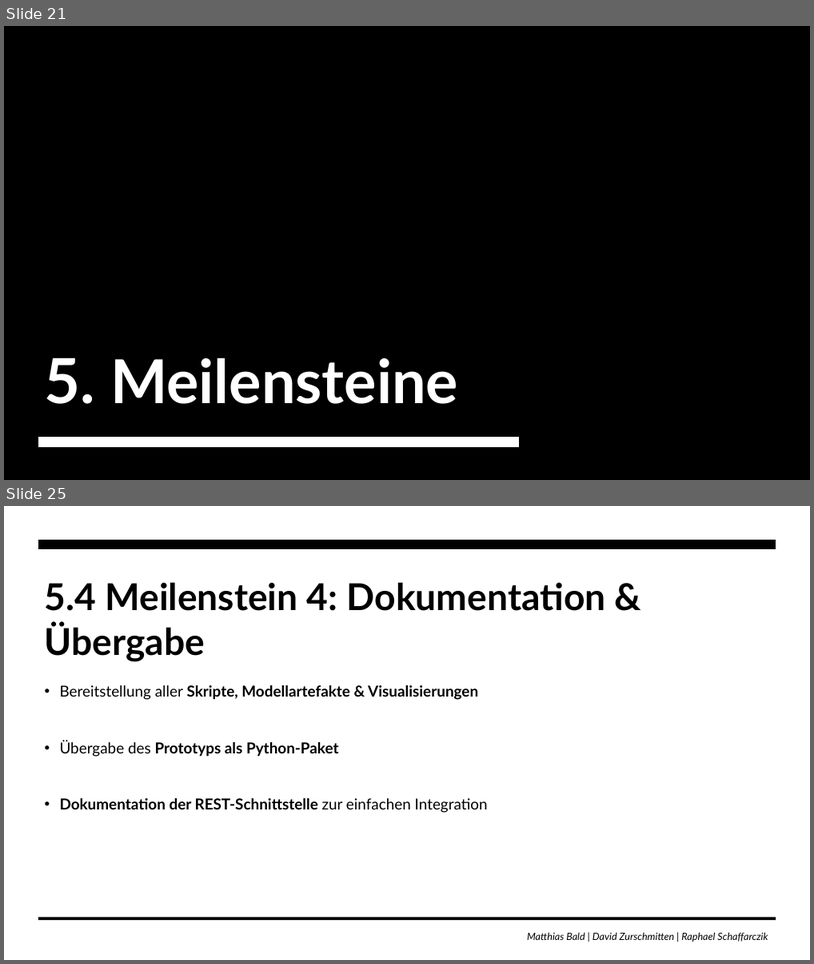
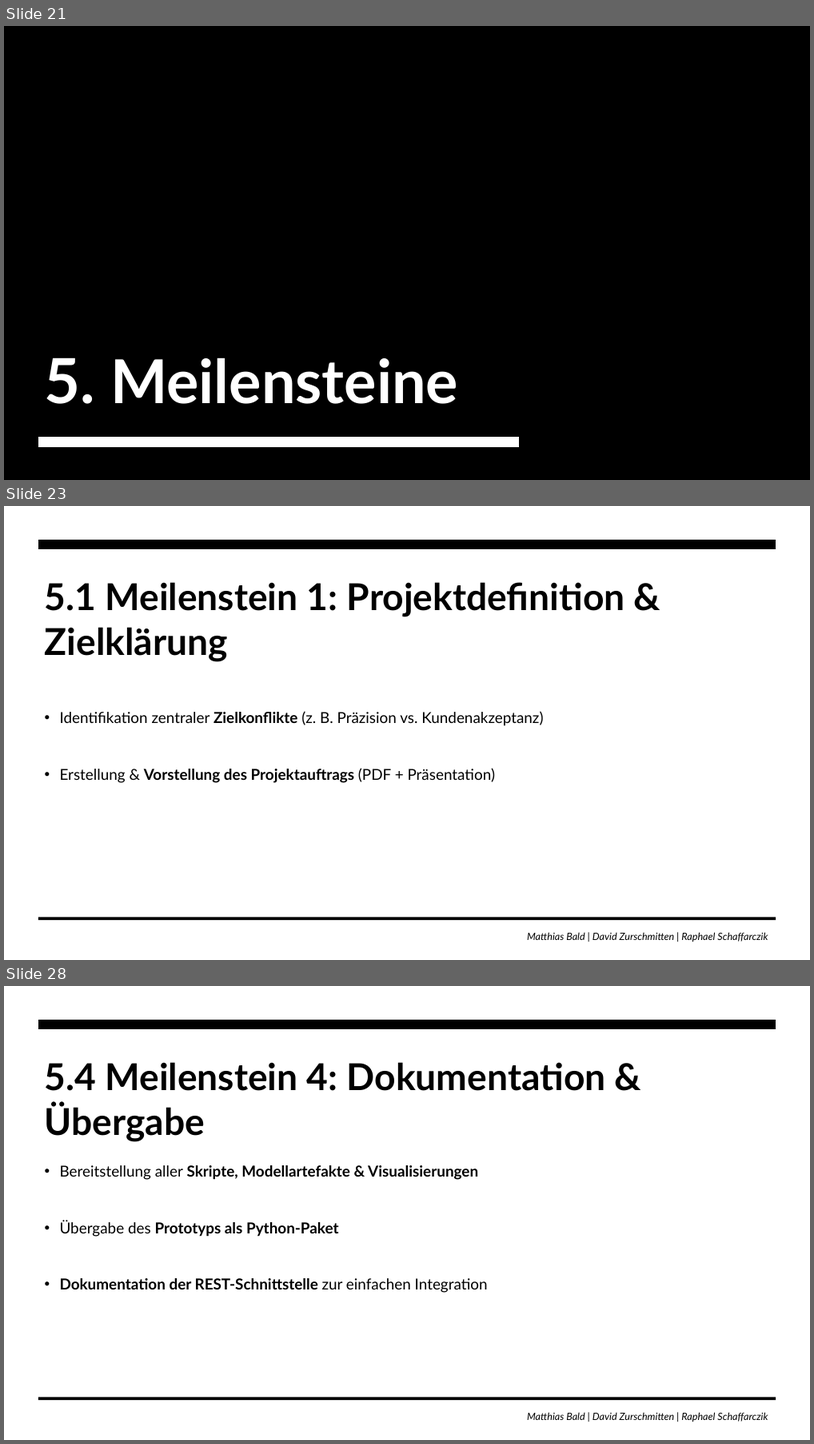
Before and after one commit to zurdavid/projektpraktikum-datascience, a slide deck: Präsentation_Bald.pptx. Shown one above the other, each under a label of ours: slides 21 and 25 before the commit, slides 21, 23 and 28 after it; the slides between them are not shown. The pictures are 814x964 and 814x1444 pixels, drawn with LibreOffice and Linux fonts; fonts in the diff are those of the drawing; background and template pictures are left out. Boxes give left, top, right and bottom in pixels: in the first picture for what was removed or moved away, otherwise in the second. Text is boxed around its words. In the diff, an @@ line names an element or a change of style, - is before the commit and + after.

```diff
--- a/Präsentation_Bald.pptx
+++ b/Präsentation_Bald.pptx
@@ slide 23 added at box(4, 506, 810, 960), background #FFFFFF; not listed: 3 template elements that a slide beside it also shows @@
@@ title added at box(45, 582, 626, 662), 44 pt, text #000000, bold @@
+5.1 Meilenstein 1: Projektdefinition & Zielklärung
@@ text added at box(60, 711, 543, 783), 18 pt, text #000000 @@
+• Identifikation zentraler Zielkonflikte (z. B. Präzision vs. Kundenakzeptanz)
+• Erstellung & Vorstellung des Projektauftrags (PDF + Präsentation)
@@ what was slide 25 is now slide 28 @@
```
Also in this commit, not shown: 9 slides changed, 2 other slides added.
